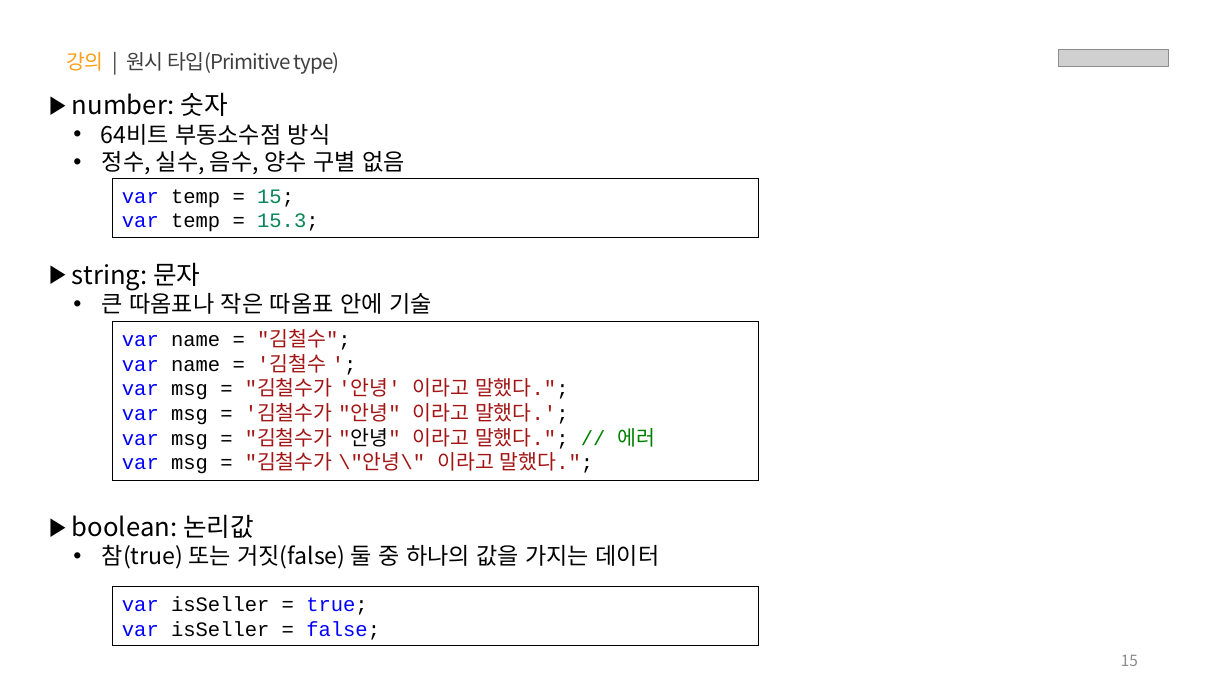
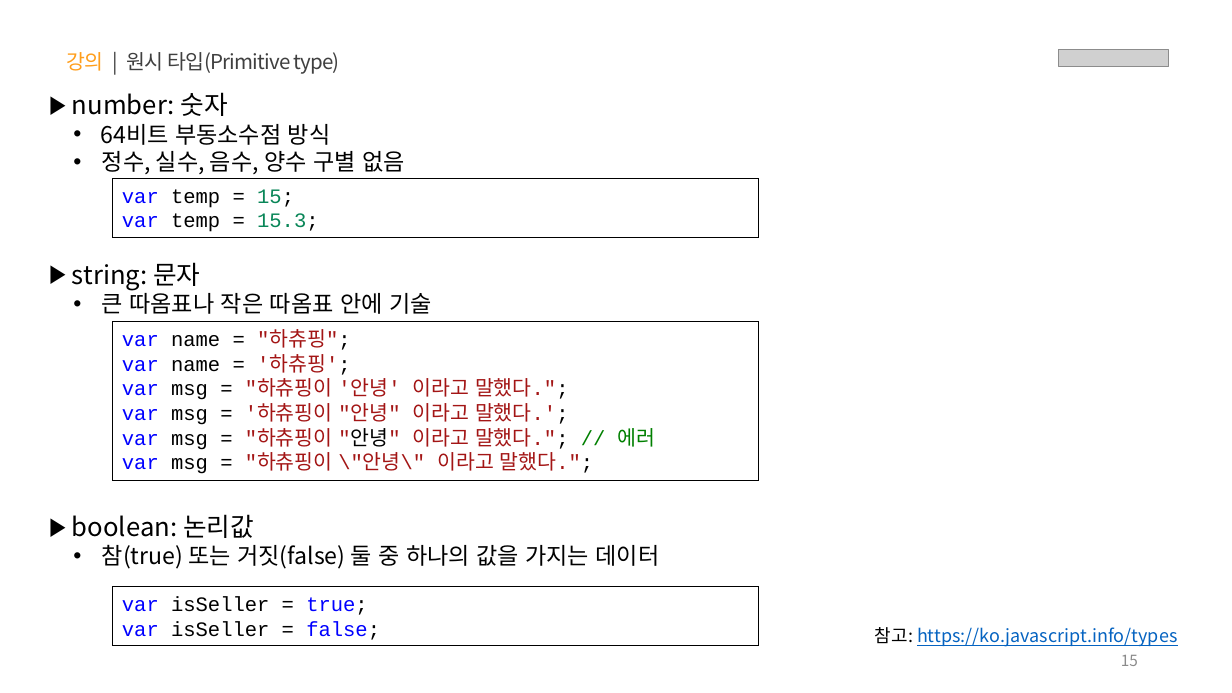
Before and after one commit to jeong0403/learn-JS, a slide deck: slide 15 of PPT/01.자바스크립트 - 기초 문법.pptx. Drawn at 1232x693 pixels with LibreOffice and Linux fonts; fonts in the diff are those of the drawing; grey boxes stand for pictures. Boxes give left, top, right and bottom in pixels: in the first picture for what was removed or moved away, otherwise in the second. Text is boxed around its words. In the diff, an @@ line names an element or a change of style, - is before the commit and + after.

```diff
--- a/PPT/01.자바스크립트 - 기초 문법.pptx
+++ b/PPT/01.자바스크립트 - 기초 문법.pptx
@@ text in rectangle at (122,332,656,474): text changed @@
-var name = "김철수";
-var name = '김철수 ';
-var msg = "김철수가 '안녕' 이라고 말했다.";
-var msg = '김철수가 "안녕" 이라고 말했다.';
-var msg = "김철수가 "안녕" 이라고 말했다."; // 에러
-var msg = "김철수가 \"안녕\" 이라고 말했다.";
+var name = "하츄핑";
+var name = '하츄핑';
+var msg = "하츄핑이 '안녕' 이라고 말했다.";
+var msg = '하츄핑이 "안녕" 이라고 말했다.';
+var msg = "하츄핑이 "안녕" 이라고 말했다."; // 에러
+var msg = "하츄핑이 \"안녕\" 이라고 말했다.";
@@ text added at (875,627,1177,647), 14 pt, text #0563C1, underline @@
+참고: https://ko.javascript.info/types
```
Also in this commit, not shown: 47 other slides changed, 3 other files.
